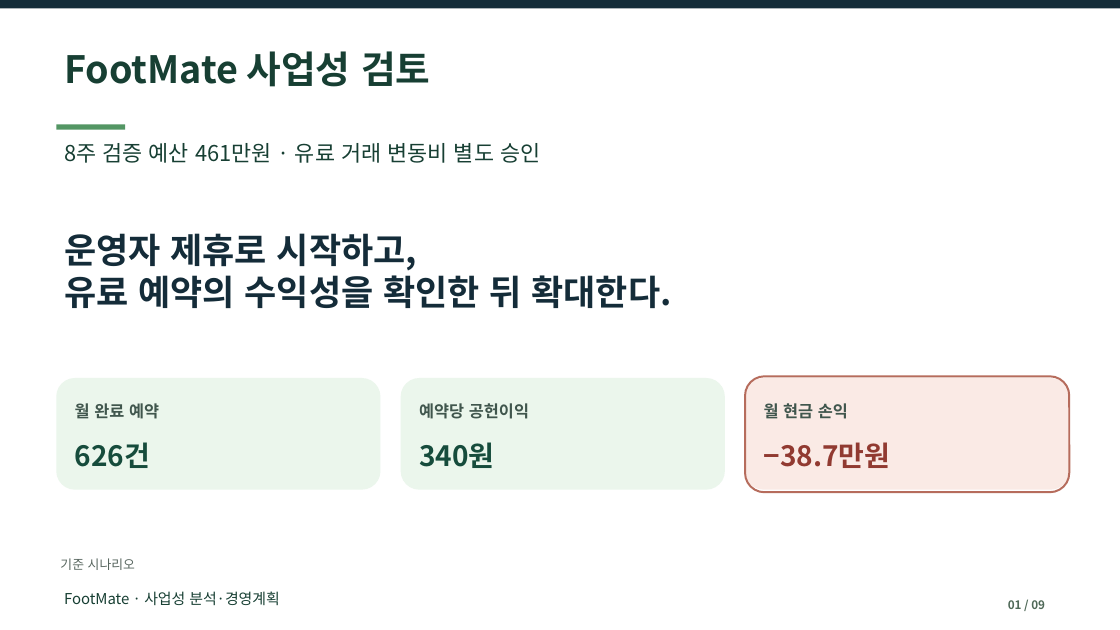
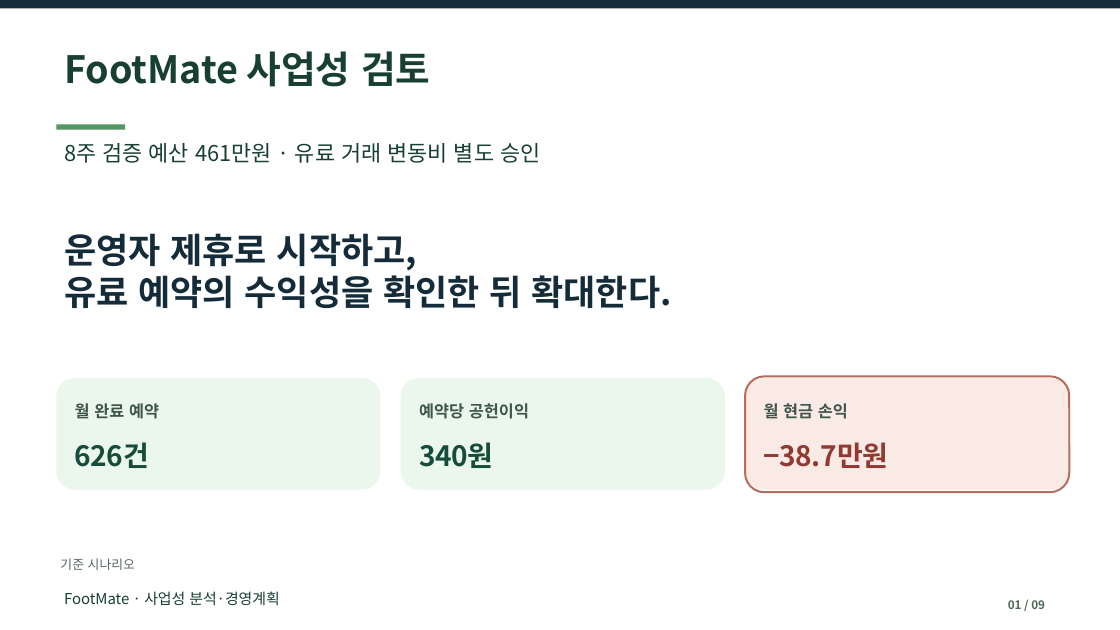
Before and after one commit to dohyunkimmm/footmate-case-study, a slide deck: slide 1 of src/case-study/downloads/footmate_report.pptx. Drawn at 1120x630 pixels with LibreOffice and Linux fonts; fonts in the diff are those of the drawing. Boxes give left, top, right and bottom in pixels: in the first picture for what was removed or moved away, otherwise in the second. Text is boxed around its words. In the diff, an @@ line names an element or a change of style, - is before the commit and + after.

```diff
--- a/src/case-study/downloads/footmate_report.pptx
+++ b/src/case-study/downloads/footmate_report.pptx
@@ text "−38.7만원" at <box>764,442,889,468</box>: letter spacing 0 to -0.3 pt @@
```
Also in this commit, not shown: 1 other slide changed, 19 other files.
